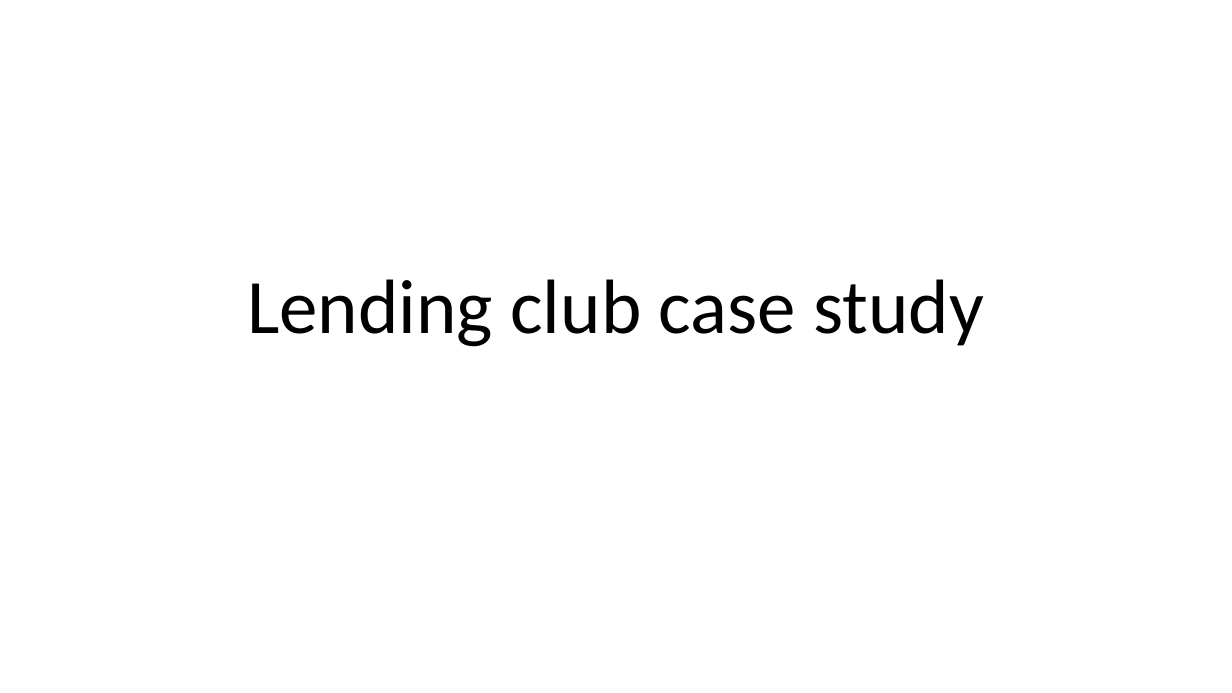
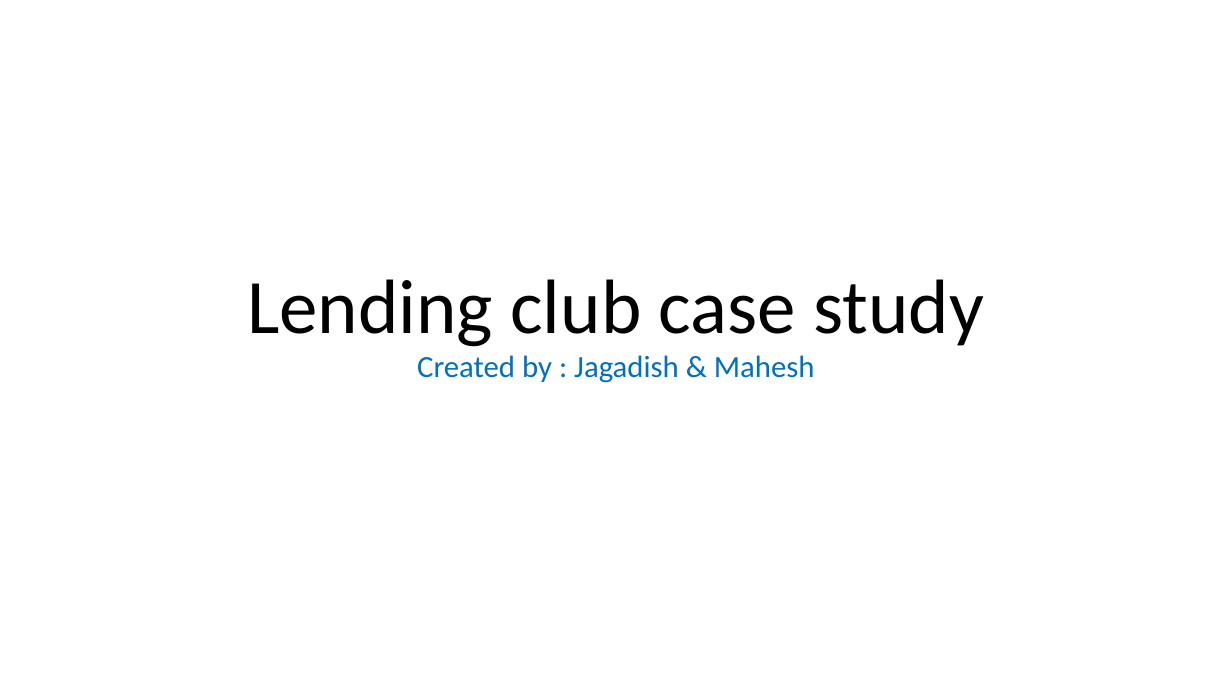
Before and after one commit to maheshh22/LendingClub, a slide deck: slide 1 of LendingCaseStudy.pptx. Drawn at 1232x693 pixels with LibreOffice and Linux fonts; fonts in the diff are those of the drawing. Boxes give left, top, right and bottom in pixels: in the first picture for what was removed or moved away, otherwise in the second. Text is boxed around its words. In the diff, an @@ line names an element or a change of style, - is before the commit and + after.

```diff
--- a/LendingCaseStudy.pptx
+++ b/LendingCaseStudy.pptx
@@ subtitle added at <box>417,355,815,383</box>, 24 pt, text #0070C0 @@
+Created by : Jagadish & Mahesh
```
Also in this commit, not shown: 11 other slides changed, 3 slides added, 1 slide removed.
